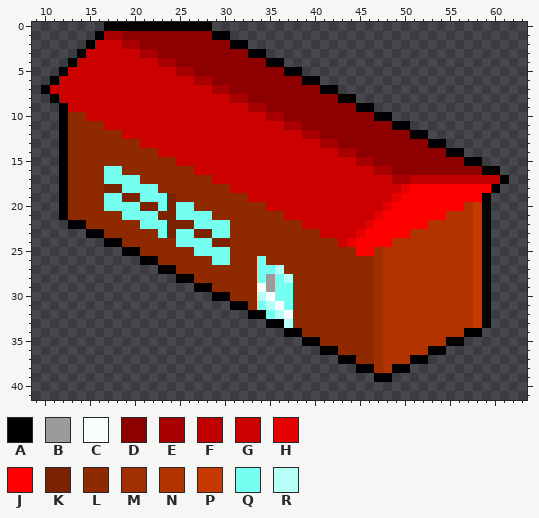
Sprite sheet, stored at Project Citybuilder/img/buildings/house/house-3.png. This is how it looked before the edit.
The file is 72x48 pixels. Shown: x 9..63, y 0..41.
Palette (. is transparent): A #000000  B #9b9b9b  C #f6fffe  D #8e0000  E #a80000  F #c00000  G #cd0000  H #e60000  J #ff0000  K #7b2300  L #8e2900  M #a22f00  N #b13300  P #c63900  Q #74fff0  R #b6fff7
After:
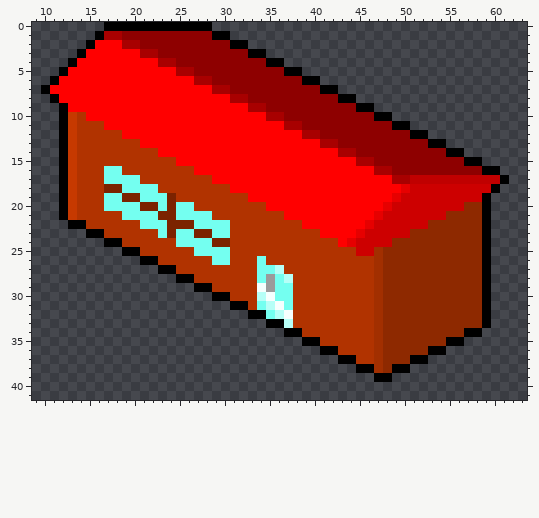
Difference:
colour G: #cd0000 -> #ff0000
colour J: #ff0000 -> #cd0000
colour L: #8e2900 -> #b13300
colour N: #b13300 -> #8e2900
y 10..19: x 13 L -> P
y 20..21: x 13 L -> P; x 58 P -> N
y 22..33: x 58 P -> N
Where, in picture pixels (left, top, right, bottom), the same in both pictures:
changed: (50, 40, 491, 373)
